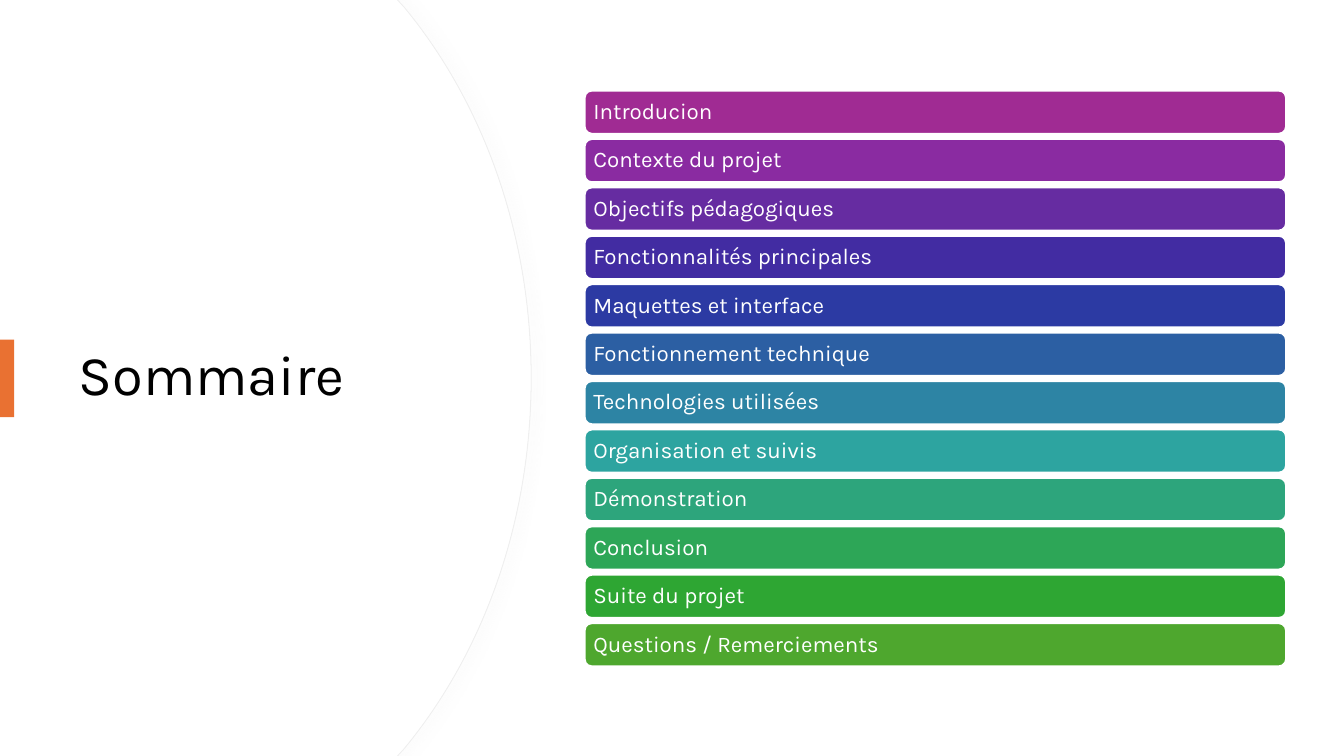
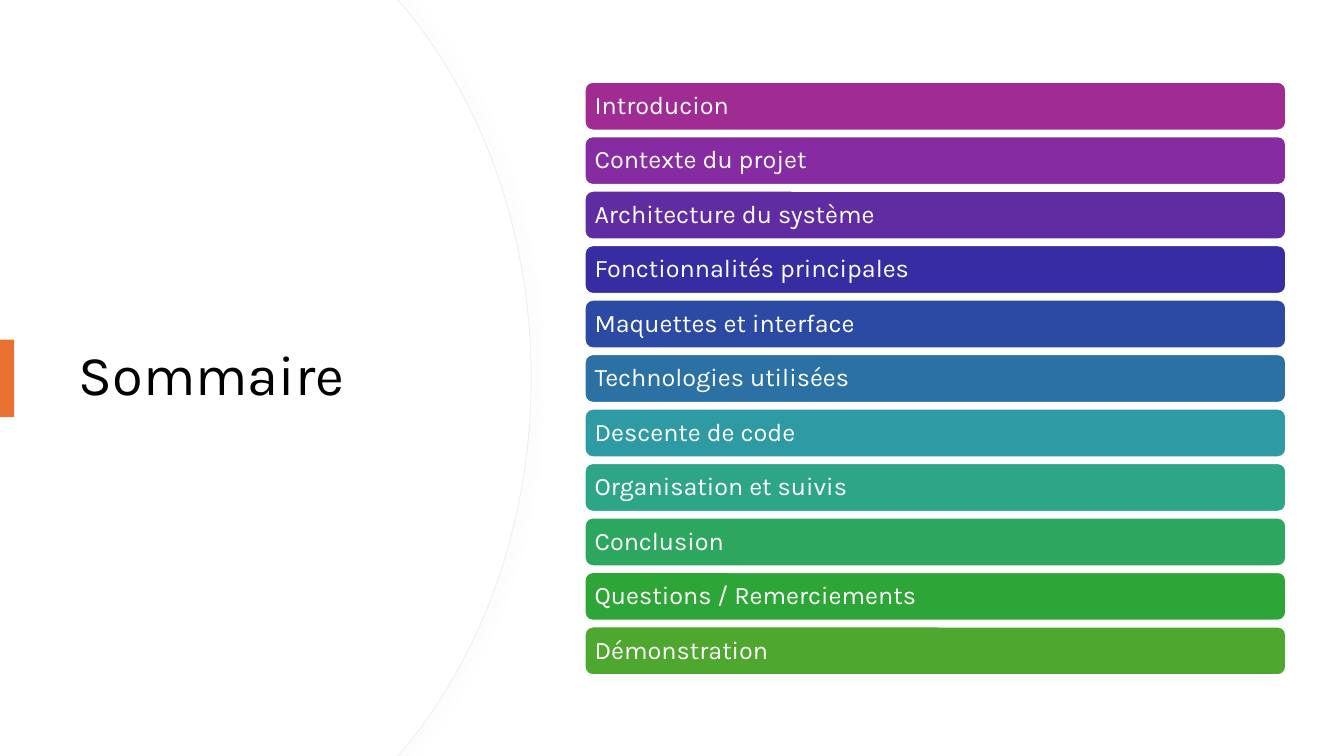
Before and after one commit to Barras-Matias-emf/306-G2-ArcadiaBox, a slide deck: slide 2 of documentation/ArcadiaboxPresentation.pptx. Drawn at 1344x756 pixels with LibreOffice and Linux fonts; fonts in the diff are those of the drawing. Boxes give left, top, right and bottom in pixels: in the first picture for what was removed or moved away, otherwise in the second. Text is boxed around its words. In the diff, an @@ line names an element or a change of style, - is before the commit and + after.

```diff
--- a/documentation/ArcadiaboxPresentation.pptx
+++ b/documentation/ArcadiaboxPresentation.pptx
@@ rounded rectangle: place and size @@
-rounded rectangle at (585,91,1287,134)
+rounded rectangle at (585,82,1287,130)
@@ text "Introducion": place and size @@
-text "Introducion" at (593,103,712,120)
+text "Introducion" at (595,96,729,115)
@@ rounded rectangle at (585,136,1287,185): fill #8A2BA1 to #862BA1 @@
@@ rounded rectangle: place and size @@
-rounded rectangle at (585,188,1287,231)
+rounded rectangle at (585,191,1287,239)
@@ rounded rectangle at (585,191,1287,239): fill #662CA1 to #5F2CA1 @@
@@ text added at (595,204,875,229), 18 pt, text #FFFFFF @@
+Architecture du système
@@ rounded rectangle: place and size @@
-rounded rectangle at (585,236,1287,279)
+rounded rectangle at (585,245,1287,293)
@@ rounded rectangle at (585,245,1287,293): fill #422CA2 to #382CA2 @@
@@ text "Fonctionnalités principales": place and size @@
-text "Fonctionnalités principales" at (593,247,872,270)
+text "Fonctionnalités principales" at (595,258,909,283)
@@ rounded rectangle: place and size @@
-rounded rectangle at (585,284,1287,328)
+rounded rectangle at (585,299,1287,348)
@@ rounded rectangle at (585,299,1287,348): fill #2C3AA3 to #2C49A3 @@
@@ text "Maquettes et interface": place and size @@
-text "Maquettes et interface" at (593,297,824,319)
+text "Maquettes et interface" at (595,314,855,338)
@@ rounded rectangle: place and size @@
-rounded rectangle at (585,333,1287,376)
+rounded rectangle at (585,354,1287,402)
@@ rounded rectangle at (585,354,1287,402): fill #2C5FA3 to #2C71A4 @@
@@ text "Technologies utilisées": place and size @@
-text "Technologies utilisées" at (593,392,819,415)
+text "Technologies utilisées" at (595,367,849,392)
@@ rounded rectangle: place and size @@
-rounded rectangle at (585,430,1287,473)
+rounded rectangle at (585,408,1287,457)
@@ rounded rectangle at (585,408,1287,457): fill #2DA4A0 to #2D9AA4 @@
@@ text added at (595,424,796,442), 18 pt, text #FFFFFF @@
+Descente de code
@@ rounded rectangle: place and size @@
-rounded rectangle at (585,478,1287,521)
+rounded rectangle at (585,463,1287,511)
@@ rounded rectangle at (585,463,1287,511): fill #2DA57C to #2DA587 @@
@@ text "Organisation et suivis": place and size @@
-text "Organisation et suivis" at (593,442,818,464)
+text "Organisation et suivis" at (595,477,847,501)
@@ rounded rectangle: place and size @@
-rounded rectangle at (585,526,1287,570)
+rounded rectangle at (585,517,1287,566)
@@ rounded rectangle at (585,517,1287,566): fill #2DA657 to #2DA65F @@
@@ text "Conclusion": place and size @@
-text "Conclusion" at (593,539,708,556)
+text "Conclusion" at (595,532,724,551)
@@ rounded rectangle at (585,572,1287,620): fill #2EA633 to #2EA637 @@
@@ text "Questions / Remerciements": place and size @@
-text "Questions / Remerciements" at (593,636,878,656)
+text "Questions / Remerciements" at (595,586,916,608)
@@ group removed at (585,199,1287,609): 3 texts, 1 rounded rectangle @@
-Objectifs pédagogiques
-Fonctionnement technique
-Suite du projet
@@ rounded rectangle: place and size @@
-rounded rectangle at (585,623,1287,666)
+rounded rectangle at (585,626,1287,675)
@@ size 16 to 18 pt in 9 elements at (595,150,807,174), (595,96,729,115), (595,532,724,551), (595,258,909,283), (595,314,855,338), (595,367,849,392), (595,477,847,501), (595,586,916,608), (595,640,769,660) @@
@@ text "Démonstration": place and size @@
-text "Démonstration" at (593,489,747,507)
+text "Démonstration" at (595,640,769,660)
```
Also in this commit, not shown: 2 other slides changed, 7 slides added, 3 slides removed, 5 other files.
